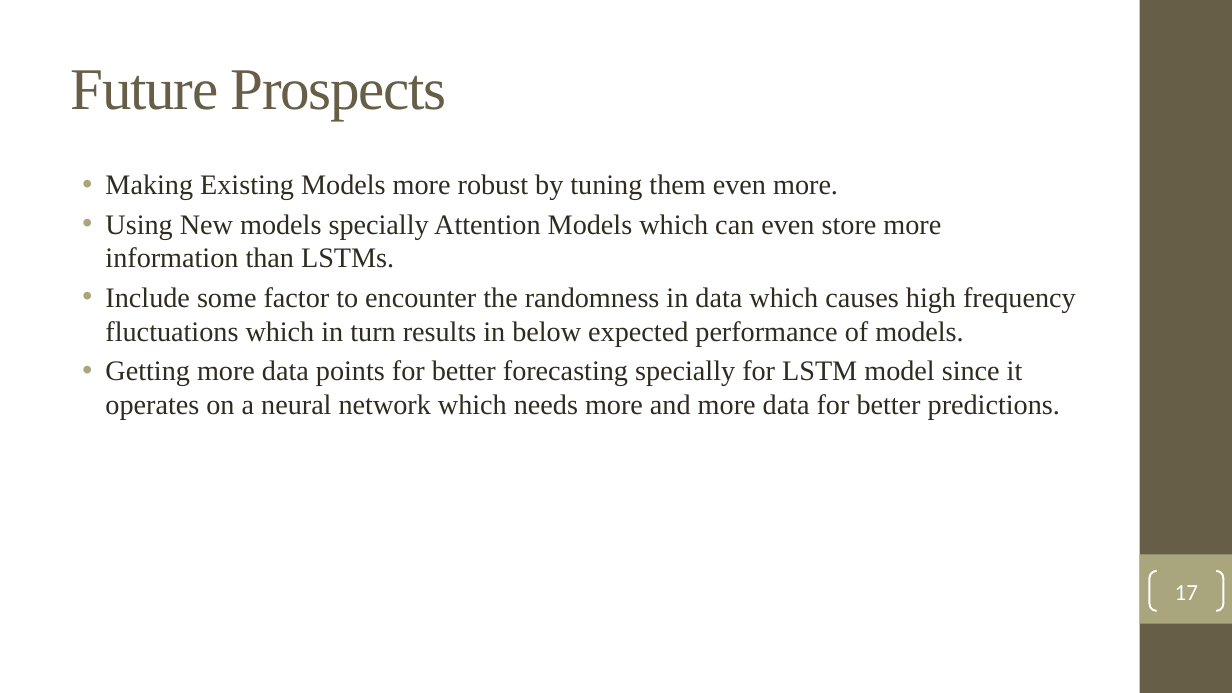
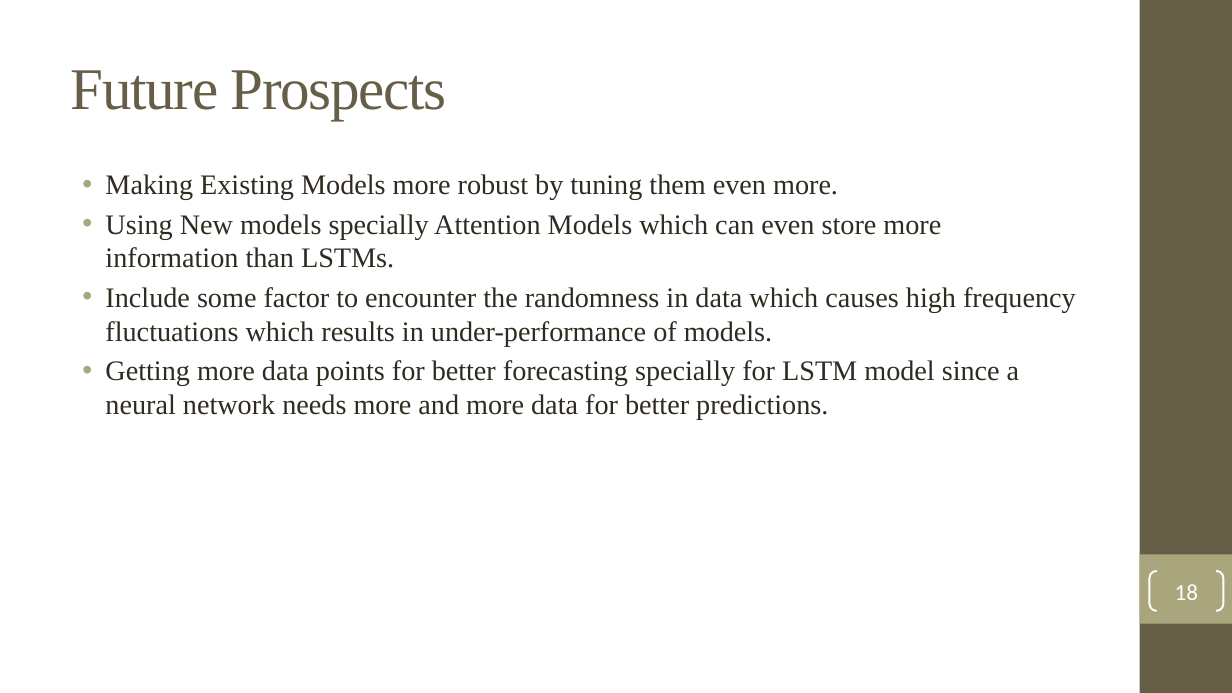
Before and after one commit to ForkedRepositories/Indian-Trade-Data-Analysis-and-Forecasting, a slide deck: slide 18 of Documents/Thesis/Indian Trade Analysis and Forecasting.pptx (slide 17 before the commit). Drawn at 1232x693 pixels with LibreOffice and Linux fonts; fonts in the diff are those of the drawing; background and template pictures are left out. Boxes give left, top, right and bottom in pixels: in the first picture for what was removed or moved away, otherwise in the second. Text is boxed around its words. In the diff, an @@ line names an element or a change of style, - is before the commit and + after.

Commit message:
grammar check, references, tech used, corrections

```diff
--- a/Documents/Thesis/Indian Trade Analysis and Forecasting.pptx
+++ b/Documents/Thesis/Indian Trade Analysis and Forecasting.pptx
@@ text at (x1=105, y1=287, x2=1076, y2=420): text changed @@
-• Include some factor to encounter the randomness in data which causes high frequency fluctuations which in turn results in below expected performance of models.
-• Getting more data points for better forecasting specially for LSTM model since it operates on a neural network which needs more and more data for better predictions.
+• Include some factor to encounter the randomness in data which causes high frequency fluctuations which results in under-performance of models.
+• Getting more data points for better forecasting specially for LSTM model since a neural network needs more and more data for better predictions.
@@ page number at (x1=1175, y1=584, x2=1198, y2=600): text changed @@
-17
+18
```
Also in this commit, not shown: 8 other slides changed, 2 slides added.
